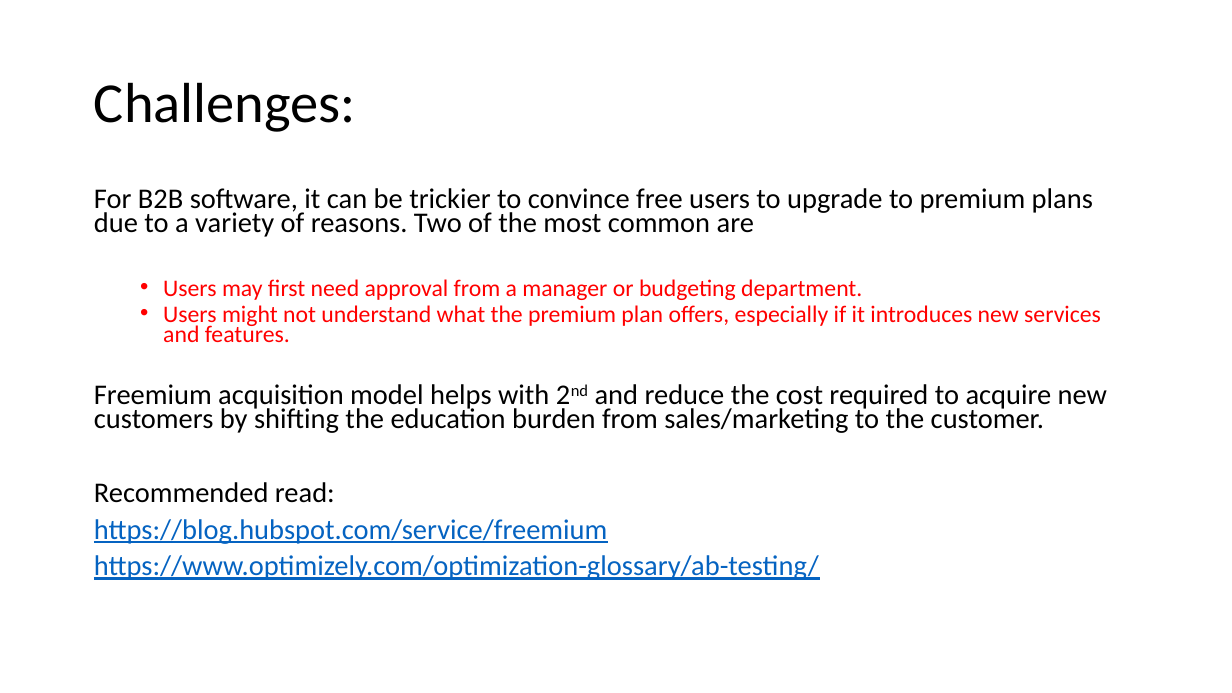
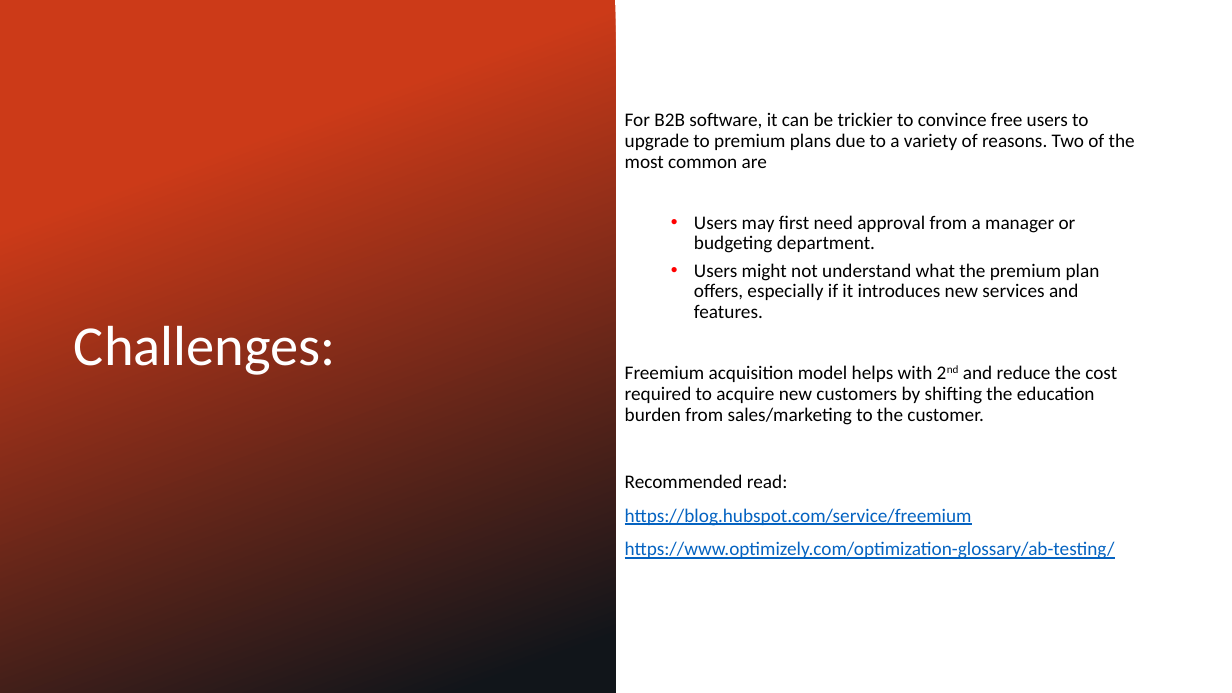
Before and after one commit to SyedNadir/freemium-ab-testing, a slide deck: slide 4 of documents/presentation/Final Presentation.pptx. Drawn at 1232x693 pixels with LibreOffice and Linux fonts; fonts in the diff are those of the drawing; background and template pictures are left out. Boxes give left, top, right and bottom in pixels: in the first picture for what was removed or moved away, otherwise in the second. Text is boxed around its words. In the diff, an @@ line names an element or a change of style, - is before the commit and + after.

```diff
--- a/documents/presentation/Final Presentation.pptx
+++ b/documents/presentation/Final Presentation.pptx
@@ rectangle added at box(0, 0, 616, 693), fill gradient #CC3B18 to #11151A @@
@@ text "For B2B software, it can ...": place and size @@
-text "For B2B software, it can ..." at box(94, 188, 1107, 580)
+text "For B2B software, it can ..." at box(625, 112, 1135, 559)
@@ text "For B2B software, it can ..." at box(625, 112, 1135, 559): size 22.2 to 15 pt in "For B2B software, it can be trickier ...", "Freemium acquisition model helps with 2nd and ...", "Recommended read:", "https://blog.hubspot.com/service/freemium" and 1 more places; size 18.5 to 15 pt, text colour #FF0000 to #000000 in "Users may first need approval from a ...", "Users might not understand what the premium ..."; line spacing 0.7 to 0.9; vertical alignment top to middle @@
@@ title "Challenges:": place and size @@
-title "Challenges:" at box(94, 82, 356, 132)
+title "Challenges:" at box(74, 325, 336, 375)
@@ title "Challenges:" at box(74, 325, 336, 375): text colour #000000 to #FFFFFF @@
```
Also in this commit, not shown: 19 other slides changed, 1 slide added.
